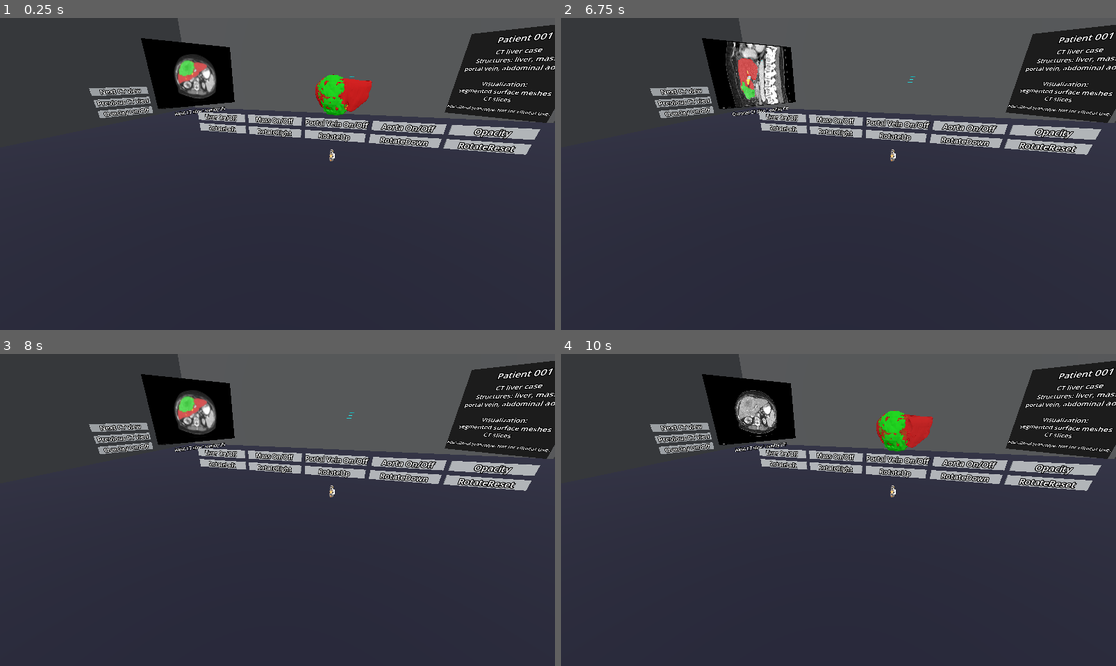
Above: before the commit, frames 1-4 (two rows, left to right).
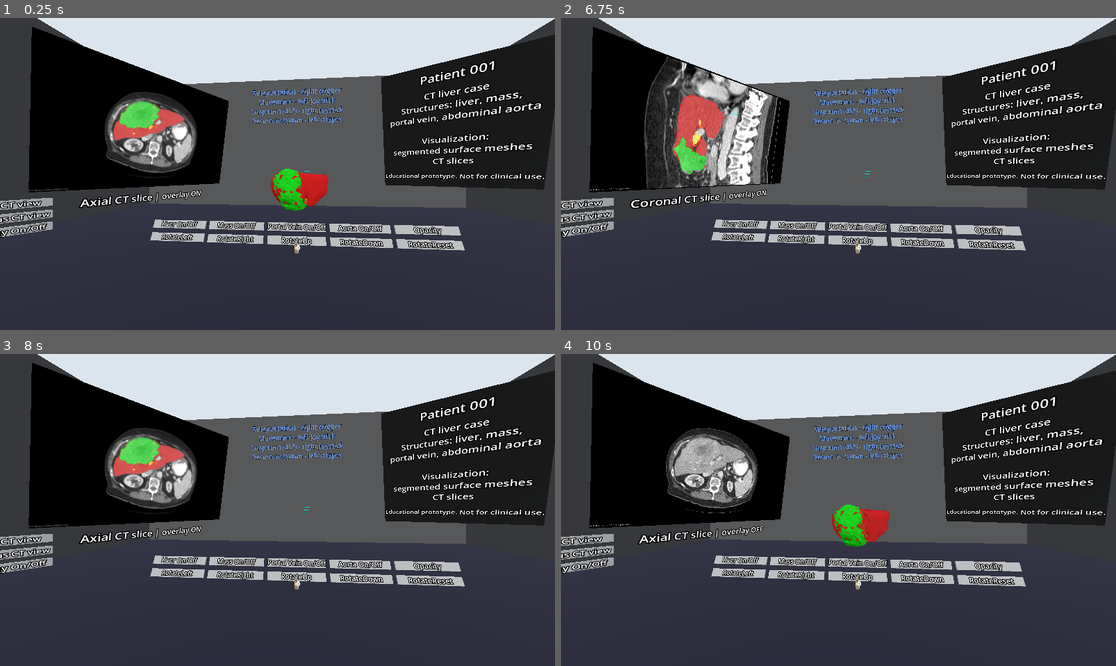
Above: after the commit, the same moments.

Repository: marcelbiezunski/imhotep-vr-biomed
Game: Godot game, scene res://node_3d.tscn
Two runs of this game, one before a commit and one after it. Both use one fixed random seed, a clock stepped at 60 frames per second and the inputs below.
Inputs:
- Up to frame 1 (0.25 s): no input
- Up to frame 2 (6.75 s): tap Enter (ui_accept) at 0.5, 0.77, 1.25, 1.52, 2, 2.75, 3.02, 3.5, 3.77, 4.25, 4.52, 6.02 s; hold W 0.53-1.28 s; tap 1 at 0.6 s; hold S 1.28-2.03 s; tap 2 at 1.35 s; hold W 2.03-3.53 s; tap 3 at 2.1 s; tap 4 at 2.85 s; hold A 3.53-5.03 s; tap 5 at 3.6 s; tap Q at 4.35 s; hold S 5.03-5.78 s; tap E at 5.1 s; hold W from 5.78 s (still down); tap R at 5.85 s; tap N at 6.6 s
- Up to frame 3 (8 s): keep holding W; tap Enter (ui_accept) at 6.77, 7.52 s; tap B at 7.35 s
- Up to frame 4 (10 s): release W at 8.03 s; hold S 8.03-8.78 s; tap Y at 8.1 s; hold A 8.78-9.53 s; tap L at 8.85 s; tap Enter (ui_accept) at 9.02, 9.77 s; hold W from 9.53 s (still down); tap M at 9.6 s

The runs differ from the first frame. In frame 1, 52% of the frame differs, in the area x 0-100%, y 0-76%; in frame 2, 51%; in frame 3, 51%; in frame 4, 52%.

Commit message:
pointer update

Diff:
--- a/godot_vr_app/node_3d.tscn
+++ b/godot_vr_app/node_3d.tscn
@@ -25,13 +25,6 @@
 [sub_resource type="BoxShape3D" id="BoxShape3D_noarx"]
 size = Vector3(20, 0.1, 20)
 
-[sub_resource type="CylinderMesh" id="CylinderMesh_noarx"]
-top_radius = 0.1
-height = 5.0
-
-[sub_resource type="CylinderShape3D" id="CylinderShape3D_a0tk4"]
-height = 5.0
-
 [sub_resource type="StandardMaterial3D" id="StandardMaterial3D_tcnuu"]
 albedo_color = Color(0.2509804, 0.2509804, 0.2509804, 1)
 
@@ -75,8 +68,8 @@
 albedo_color = Color(0.16048115, 0.2714348, 0.9870052, 1)
 
 [sub_resource type="SphereMesh" id="SphereMesh_wc5p8"]
-radius = 0.05
-height = 0.1
+radius = 0.025
+height = 0.05
 
 [sub_resource type="StandardMaterial3D" id="StandardMaterial3D_tereu"]
 shading_mode = 0
@@ -111,15 +104,6 @@
 
 [node name="CollisionShape3D" type="CollisionShape3D" parent="Level/StaticBody3D"]
 shape = SubResource("BoxShape3D_noarx")
-
-[node name="Wierza orientacyjna" type="StaticBody3D" parent="Level"]
-transform = Transform3D(1, 0, 0, 0, 1, 0, 0, 0, 1, 5, 2.5, -4)
-
-[node name="MeshInstance3D" type="MeshInstance3D" parent="Level/Wierza orientacyjna"]
-mesh = SubResource("CylinderMesh_noarx")
-
-[node name="CollisionShape3D" type="CollisionShape3D" parent="Level/Wierza orientacyjna"]
-shape = SubResource("CylinderShape3D_a0tk4")
 
 [node name="Wall" type="StaticBody3D" parent="Level"]
 transform = Transform3D(1, 0, 0, 0, 1, 0, 0, 0, 1, 0, 3.5, -10)
@@ -185,6 +169,7 @@
 
 [node name="Roof" type="StaticBody3D" parent="Level"]
 transform = Transform3D(1, 0, 0, 0, 1, 0, 0, 0, 1, 0, 8, 0)
+visible = false
 
 [node name="MeshInstance3D" type="MeshInstance3D" parent="Level/Roof"]
 material_override = SubResource("StandardMaterial3D_jsnrv")
@@ -244,7 +229,7 @@
 [node name="MedicalWorkspace" type="Node3D" parent="."]
 
 [node name="PatientAnchor" type="Node3D" parent="MedicalWorkspace"]
-transform = Transform3D(1, 0, 0, 0, 1, 0, 0, 0, 1, 0, 1.5, 3)
+transform = Transform3D(1.2, 0, 0, 0, 1.2, 0, 0, 0, 1.2, 0, 1.5, 3)
 
 [node name="Patient_001" parent="MedicalWorkspace/PatientAnchor" instance=ExtResource("7_wc5p8")]
 
@@ -257,59 +242,59 @@
 slice_screen_path = NodePath("../../SliceScreenAnchor")
 
 [node name="LiverButton" parent="MedicalWorkspace/ToolPaletteAnchor/ToolPalette" instance=ExtResource("9_6iypd")]
-transform = Transform3D(1, 0, 0, 0, 1, 0, 0, 0, 1, 0, 1, 0)
+transform = Transform3D(1, 0, 0, 0, 0.90630776, 0.42261827, 0, -0.42261827, 0.90630776, 0, 0.7, 0)
 label_text = "Liver On/Off"
 
 [node name="MassButton" parent="MedicalWorkspace/ToolPaletteAnchor/ToolPalette" instance=ExtResource("9_6iypd")]
-transform = Transform3D(1, 0, 0, 0, 1, 0, 0, 0, 1, 1.5, 1, 0)
+transform = Transform3D(1, 0, 0, 0, 0.90630776, 0.42261827, 0, -0.42261827, 0.90630776, 1.5, 0.7, 0)
 label_text = "Mass On/Off"
 
 [node name="PortalVeinButton" parent="MedicalWorkspace/ToolPaletteAnchor/ToolPalette" instance=ExtResource("9_6iypd")]
-transform = Transform3D(1, 0, 0, 0, 1, 0, 0, 0, 1, 3, 1, 0)
+transform = Transform3D(1, 0, 0, 0, 0.90630776, 0.42261827, 0, -0.42261827, 0.90630776, 3, 0.7, 0)
 label_text = "Portal Vein On/Off"
 
 [node name="AortaButton" parent="MedicalWorkspace/ToolPaletteAnchor/ToolPalette" instance=ExtResource("9_6iypd")]
-transform = Transform3D(1, 0, 0, 0, 1, 0, 0, 0, 1, 4.5, 1, 0)
+transform = Transform3D(1, 0, 0, 0, 0.90630776, 0.42261827, 0, -0.42261827, 0.90630776, 4.5, 0.7, 0)
 label_text = "Aorta On/Off"
 
 [node name="OpacityButton" parent="MedicalWorkspace/ToolPaletteAnchor/ToolPalette" instance=ExtResource("9_6iypd")]
-transform = Transform3D(1, 0, 0, 0, 1, 0, 0, 0, 1, 6, 1, 0)
+transform = Transform3D(1, 0, 0, 0, 0.90630776, 0.42261827, 0, -0.42261827, 0.90630776, 6, 0.7, 0)
 label_text = "Opacity"
 
 [node name="RotateLeftButton" parent="MedicalWorkspace/ToolPaletteAnchor/ToolPalette" instance=ExtResource("9_6iypd")]
-transform = Transform3D(1, 0, 0, 0, 1, 0, 0, 0, 1, 0, 0.7, 0)
+transform = Transform3D(1, 0, 0, 0, 0.90630776, 0.42261827, 0, -0.42261827, 0.90630776, 0, 0.4, 0.1)
 label_text = "RotateLeft"
 
 [node name="RotateRightButton" parent="MedicalWorkspace/ToolPaletteAnchor/ToolPalette" instance=ExtResource("9_6iypd")]
-transform = Transform3D(1, 0, 0, 0, 1, 0, 0, 0, 1, 1.5, 0.7, 0)
+transform = Transform3D(1, 0, 0, 0, 0.90630776, 0.42261827, 0, -0.42261827, 0.90630776, 1.5, 0.4, 0.1)
 label_text = "RotateRight"
 
 [node name="RotateUpButton" parent="MedicalWorkspace/ToolPaletteAnchor/ToolPalette" instance=ExtResource("9_6iypd")]
-transform = Transform3D(1, 0, 0, 0, 1, 0, 0, 0, 1, 3, 0.7, 0)
+transform = Transform3D(1, 0, 0, 0, 0.90630776, 0.42261827, 0, -0.42261827, 0.90630776, 3, 0.4, 0.1)
 label_text = "RotateUp"
 
 [node name="RotateDownButton" parent="MedicalWorkspace/ToolPaletteAnchor/ToolPalette" instance=ExtResource("9_6iypd")]
-transform = Transform3D(1, 0, 0, 0, 1, 0, 0, 0, 1, 4.5, 0.7, 0)
+transform = Transform3D(1, 0, 0, 0, 0.90630776, 0.42261827, 0, -0.42261827, 0.90630776, 4.5, 0.4, 0.1)
 label_text = "RotateDown"
 
 [node name="ResetButton" parent="MedicalWorkspace/ToolPaletteAnchor/ToolPalette" instance=ExtResource("9_6iypd")]
-transform = Transform3D(1, 0, 0, 0, 1, 0, 0, 0, 1, 6, 0.7, 0)
+transform = Transform3D(1, 0, 0, 0, 0.90630776, 0.42261827, 0, -0.42261827, 0.90630776, 6, 0.4, 0.1)
 label_text = "RotateReset"
 
 [node name="NextSliceButton" parent="MedicalWorkspace/ToolPaletteAnchor/ToolPalette" instance=ExtResource("9_6iypd")]
-transform = Transform3D(0.49999997, 0, 0.86602545, 0, 1, 0, -0.86602545, 0, 0.49999997, -3.25, 1.6, 0)
+transform = Transform3D(0.49999997, 0, 0.86602545, 0, 1, 0, -0.86602545, 0, 0.49999997, -3.5, 1.3, 1)
 label_text = "Next CT view"
 
 [node name="PreviousSliceButton" parent="MedicalWorkspace/ToolPaletteAnchor/ToolPalette" instance=ExtResource("9_6iypd")]
-transform = Transform3D(0.49999997, 0, 0.86602545, 0, 1, 0, -0.86602545, 0, 0.49999997, -3.25, 1.3, 0)
+transform = Transform3D(0.49999997, 0, 0.86602545, 0, 1, 0, -0.86602545, 0, 0.49999997, -3.5, 1, 1)
 label_text = "Previous CT view"
 
 [node name="OverlayButton" parent="MedicalWorkspace/ToolPaletteAnchor/ToolPalette" instance=ExtResource("9_6iypd")]
-transform = Transform3D(0.49999997, 0, 0.86602545, 0, 1, 0, -0.86602545, 0, 0.49999997, -3.25, 1, 0)
+transform = Transform3D(0.49999997, 0, 0.86602545, 0, 1, 0, -0.86602545, 0, 0.49999997, -3.5, 0.7, 1)
 label_text = "Overlay On/Off"
 
 [node name="SliceScreenAnchor" type="Node3D" parent="MedicalWorkspace"]
-transform = Transform3D(-0.50000006, -0.8660254, 3.7855173e-08, 0, -4.371139e-08, -1, 0.8660254, -0.50000006, 2.1855696e-08, 5, 2, 4)
+transform = Transform3D(-1.0000001, -1.705737, 0.30076748, 0, -0.3472964, -1.9696155, 1.7320508, -0.98480785, 0.17364821, 5, 3.5, 4)
 script = ExtResource("10_tereu")
 slice_screen_path = NodePath("SliceScreen")
 title_label_path = NodePath("SliceTitle")
@@ -329,7 +314,7 @@
 text = "Axial CT Slice"
 
 [node name="InfoPanelAnchor" type="Node3D" parent="MedicalWorkspace"]
-transform = Transform3D(-0.81915206, 0, 0.57357645, 0, 1, 0, -0.57357645, 0, -0.81915206, -4, 2, 4)
+transform = Transform3D(-1.7320508, 0.25881907, 0.96592593, 0, 1.9318516, -0.5176381, -1.0000001, -0.44828773, -1.6730325, -5, 3.5, 4)
 
 [node name="InfoPanel" type="Node3D" parent="MedicalWorkspace/InfoPanelAnchor"]
 
@@ -358,7 +343,7 @@
 text = "Educational prototype. Not for clinical use."
 
 [node name="DebugCamera" type="Camera3D" parent="."]
-transform = Transform3D(-0.9622179, 0.118076794, -0.24534544, 0, 0.90107703, 0.4336591, 0.2722802, 0.4172746, -0.8670325, 0, 2, -3)
+transform = Transform3D(-0.99572456, 0, -0.092370644, 0, 1, 0, 0.09237064, 0, -0.9957247, 0, 2, -3)
 current = true
 
 [connection signal="button_released" from="Player/XROrigin3D/RightController" to="Player/XROrigin3D/RightController" method="_on_right_controller_button_released"]
Not shown: 1 places in godot_vr_app/node_3d.tscn that only renumber resources
Not shown, changed: docs/index.html
Not shown, changed: docs/index.pck
